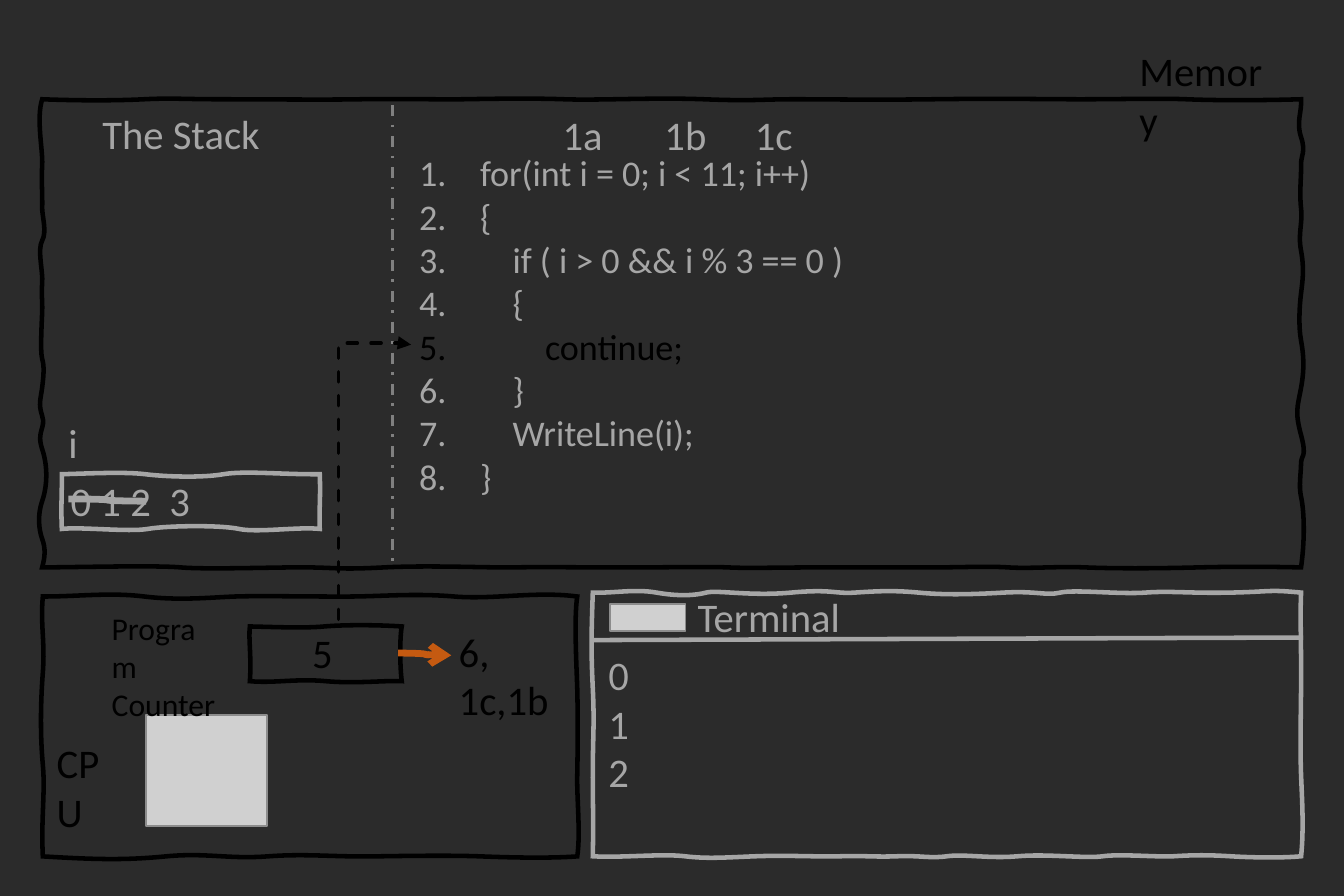
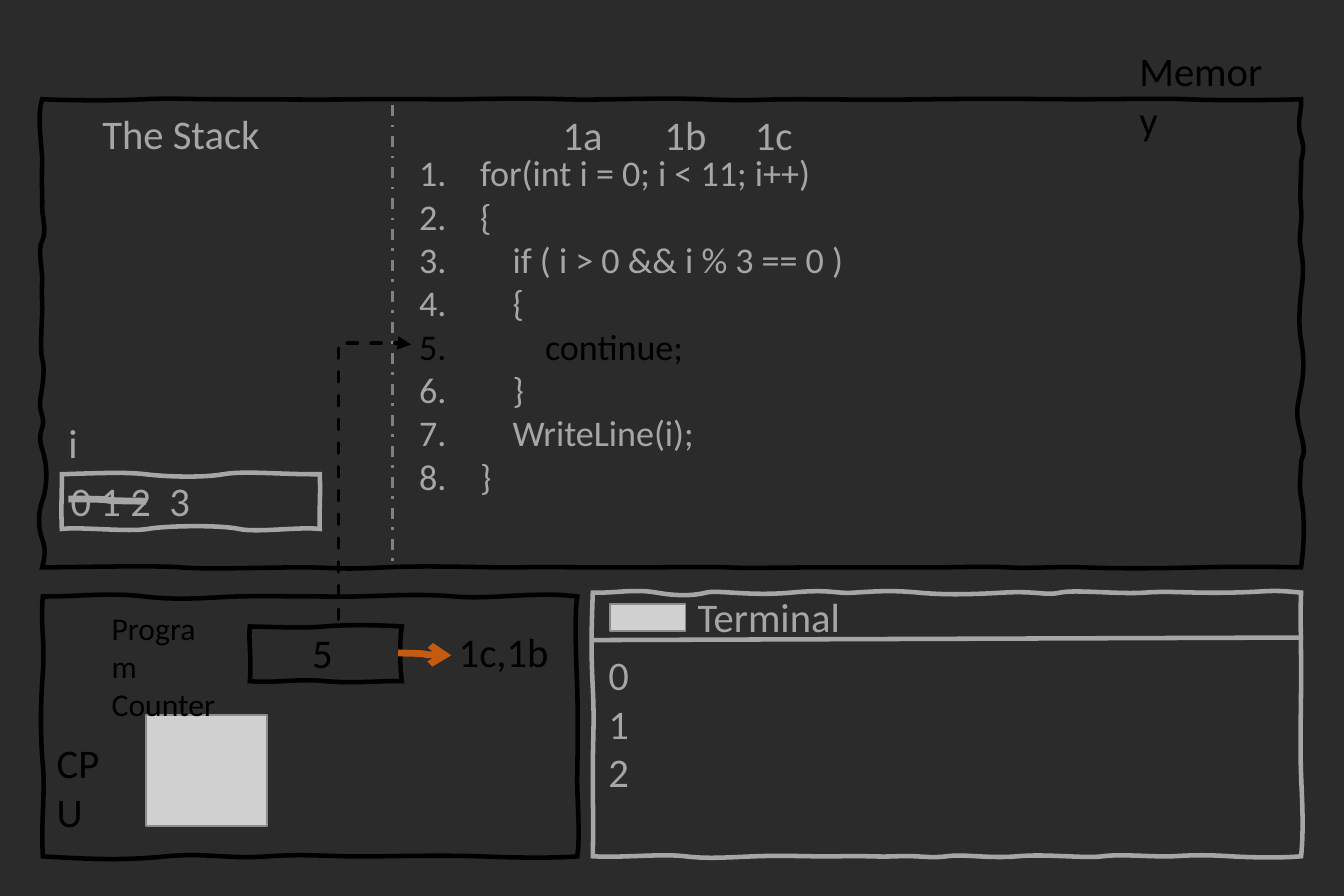
Before and after one commit to splashkit/the-programmers-field-guide, a slide deck: slide 12 of resources/ppt-slides/control-flow-continue-statement.pptx. Drawn at 1344x896 pixels with LibreOffice and Linux fonts; fonts in the diff are those of the drawing; grey boxes stand for pictures; background and template pictures are left out; a plain dark background stands for a picture behind light text. Boxes give left, top, right and bottom in pixels: in the first picture for what was removed or moved away, otherwise in the second. Text is boxed around its words. In the diff, an @@ line names an element or a change of style, - is before the commit and + after.

Commit message:
Updated slide 12 of 'Continue' slideshow

```diff
--- a/resources/ppt-slides/control-flow-continue-statement.pptx
+++ b/resources/ppt-slides/control-flow-continue-statement.pptx
@@ text at [459, 640, 490, 671]: paragraph removed @@
-6,
```
Also in this commit, not shown: 1 other slide changed, 1 other file.
